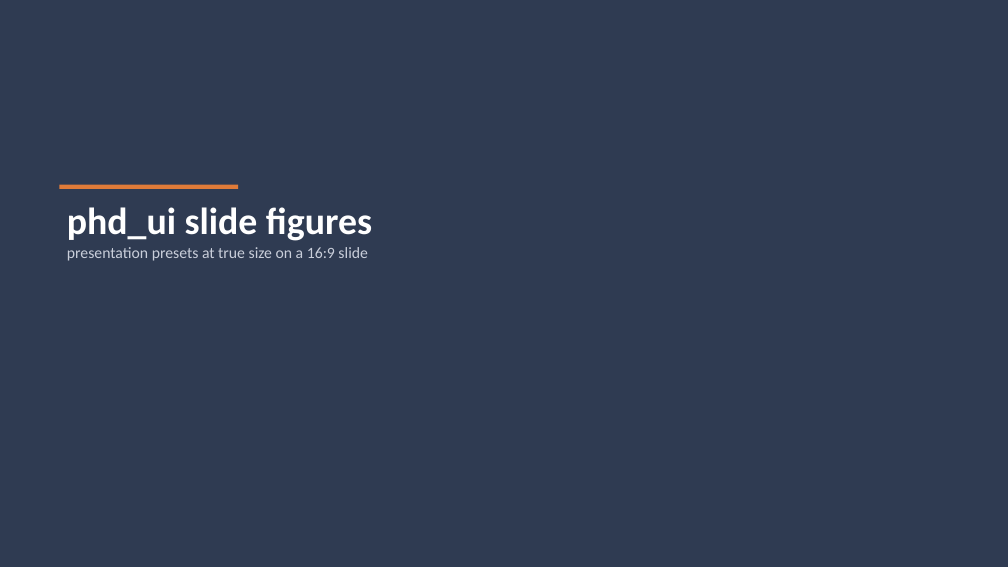
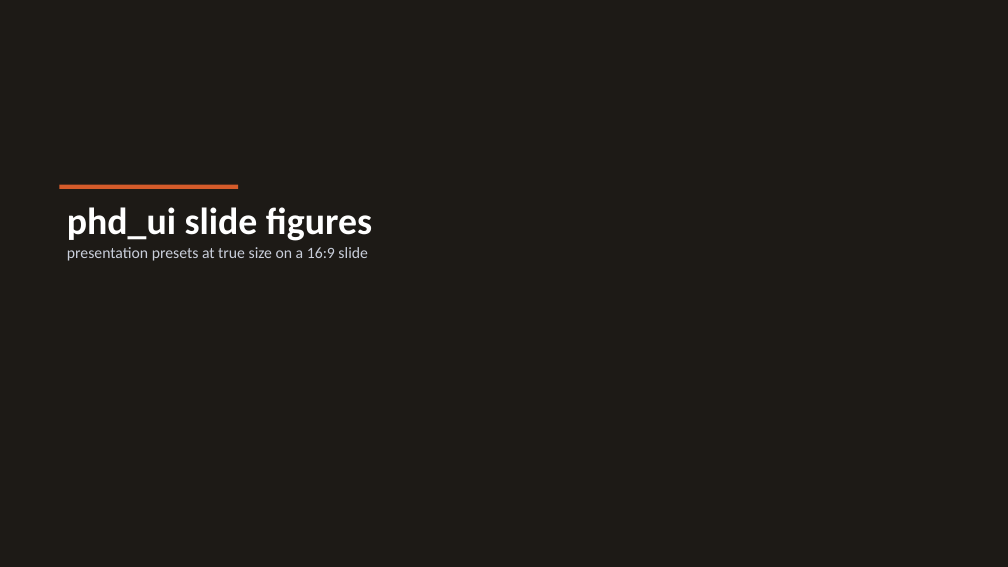
Before and after one commit to js-chemE/PhD_ui, a slide deck: slide 1 of docs/mock_slides_16x9.pptx. Drawn at 1008x567 pixels with LibreOffice and Linux fonts; fonts in the diff are those of the drawing. Boxes give left, top, right and bottom in pixels: in the first picture for what was removed or moved away, otherwise in the second. Text is boxed around its words. In the diff, an @@ line names an element or a change of style, - is before the commit and + after.

```diff
--- a/docs/mock_slides_16x9.pptx
+++ b/docs/mock_slides_16x9.pptx
@@ rectangle at (0,0,1008,567): fill #2F3B52 to #1D1A16 @@
@@ rectangle at (60,185,238,189): fill #E07B39 to #D55B2A @@
```
Also in this commit, not shown: 3 other slides changed, 3 other files.
